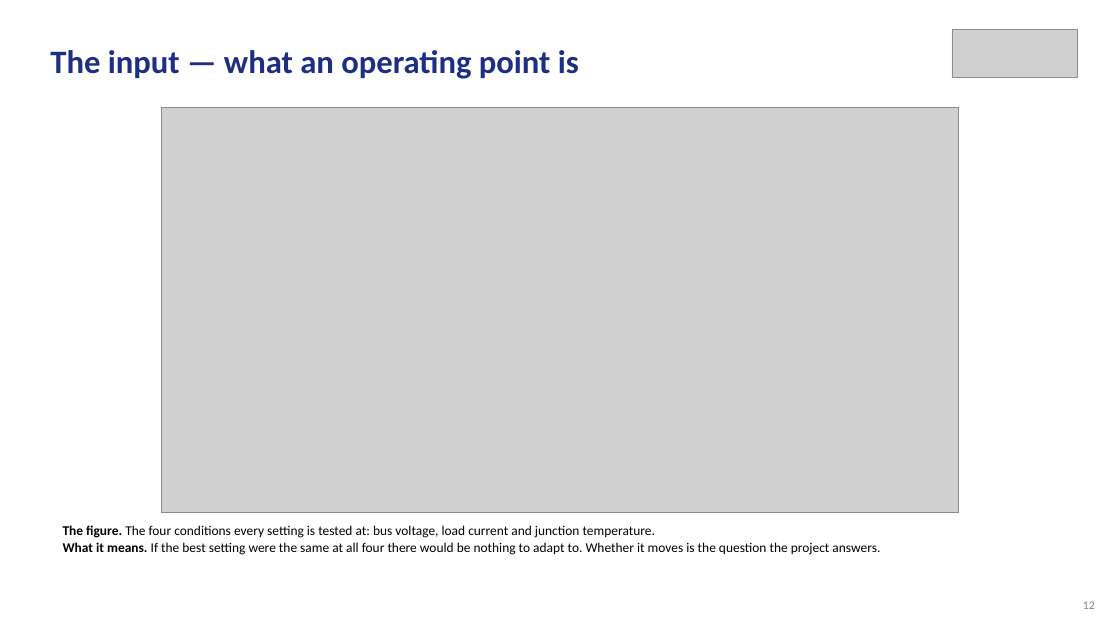
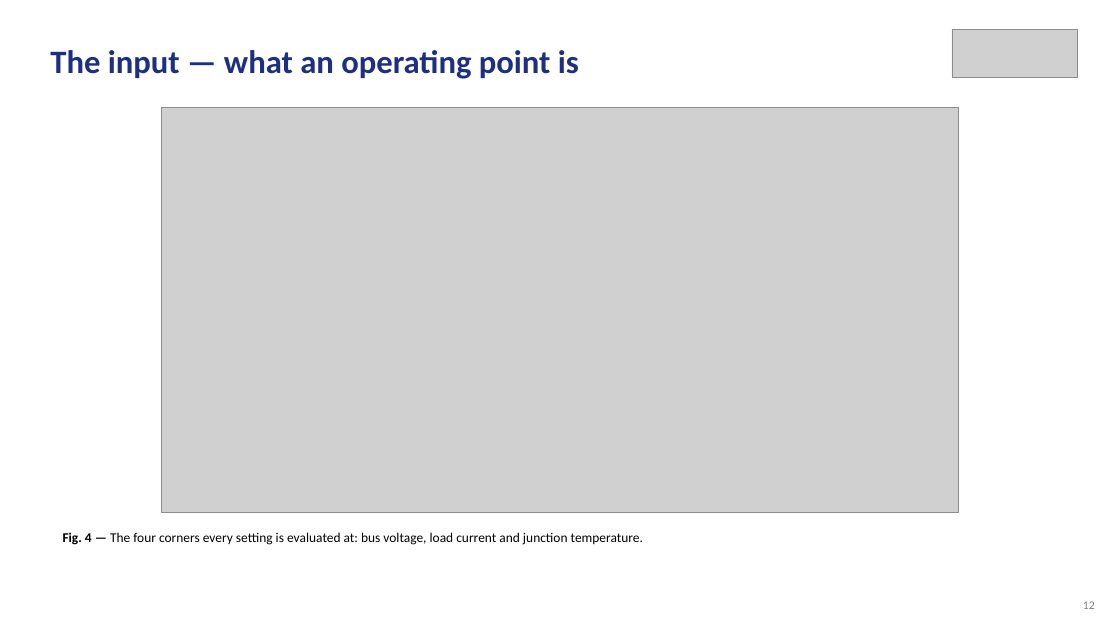
Before and after one commit to Amritha902/gan-driver, a slide deck: slide 12 of review/Review1_GaN_Segmented_Gate_Driver.pptx. Drawn at 1120x630 pixels with LibreOffice and Linux fonts; fonts in the diff are those of the drawing; grey boxes stand for pictures. Boxes give left, top, right and bottom in pixels: in the first picture for what was removed or moved away, otherwise in the second. Text is boxed around its words. In the diff, an @@ line names an element or a change of style, - is before the commit and + after.

```diff
--- a/review/Review1_GaN_Segmented_Gate_Driver.pptx
+++ b/review/Review1_GaN_Segmented_Gate_Driver.pptx
@@ text at (63, 532, 643, 545): text changed @@
-The figure. The four conditions every setting is tested at: bus voltage, load current and junction temperature.
-What it means. If the best setting were the same at all four there would be nothing to adapt to. Whether it moves is the question the project answers.
+Fig. 4 — The four corners every setting is evaluated at: bus voltage, load current and junction temperature.
```
Also in this commit, not shown: 24 other slides changed, 4 slides added, 3 slides removed, 16 other files.
